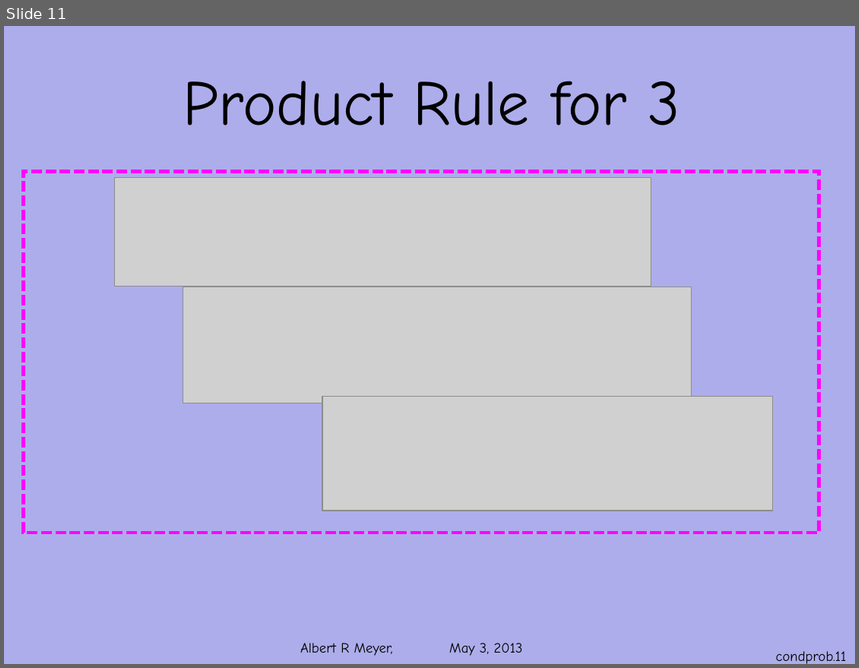
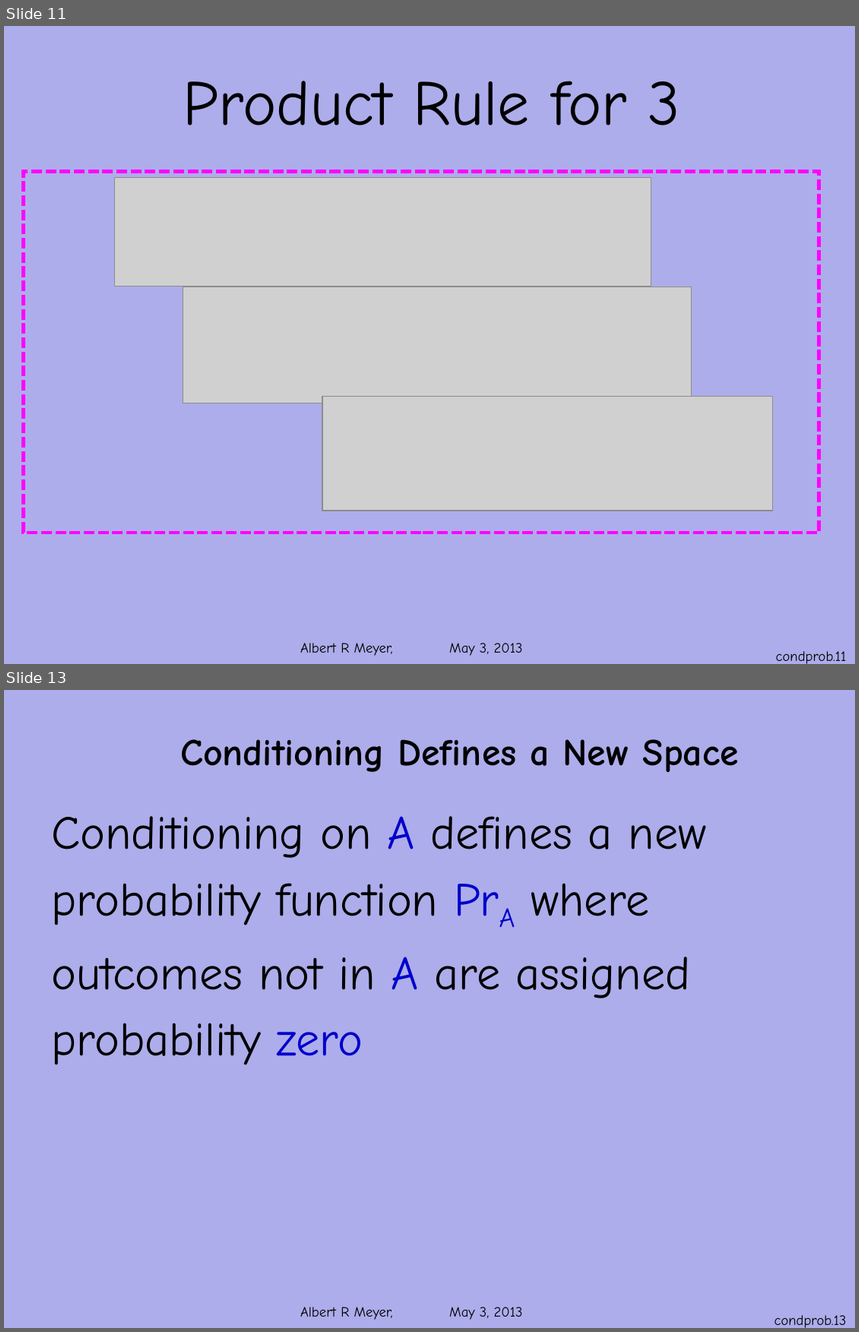
Before and after one commit to armeyer/mcs_web, a slide deck: spring13/slides13/prob-conditional.pptx. Shown one above the other, each under a label of ours: slide 11 before the commit, slides 11 and 13 after it; the slides between them are not shown. The pictures are 859x668 and 859x1332 pixels, drawn with LibreOffice and Linux fonts; fonts in the diff are those of the drawing; grey boxes stand for pictures; background and template pictures are left out. Boxes give left, top, right and bottom in pixels: in the first picture for what was removed or moved away, otherwise in the second. Text is boxed around its words. In the diff, an @@ line names an element or a change of style, - is before the commit and + after.

```diff
--- a/spring13/slides13/prob-conditional.pptx
+++ b/spring13/slides13/prob-conditional.pptx
@@ slide 13 added at (4, 690, 855, 1328), background #ADADEB; not listed: 1 template element that a slide beside it also shows @@
@@ title added at (180, 739, 739, 772), 32 pt, text #000000, bold @@
+Conditioning Defines a New Space
@@ text added at (51, 816, 707, 1065), 40 pt, text #000000 @@
+Conditioning on A defines a new
+probability function PrA where
+outcomes not in A are assigned
+probability zero
@@ page number added at (775, 1315, 847, 1328), 12 pt, text #000000 @@
+condprob.13
```
Also in this commit, not shown: 3 slides changed, 4 other slides added, 1 other file.
